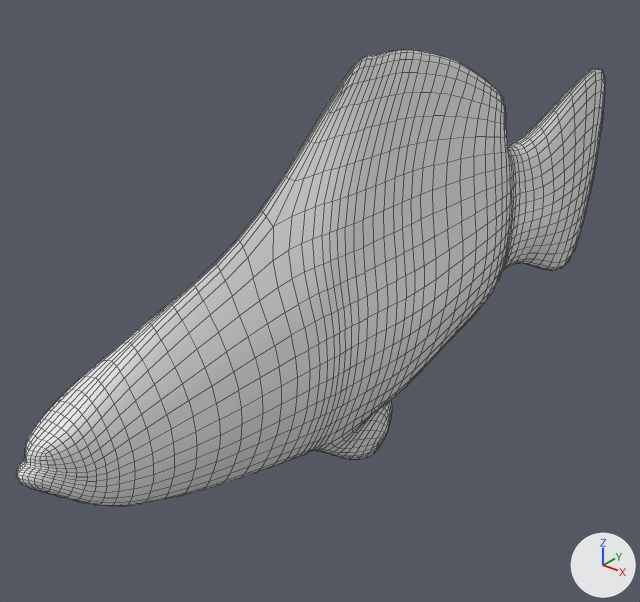
The Blender file Assets/RESOURCES/Models/Pez neon.blend, before and after one commit.
The view is the same before and after, from a 50 mm camera at (2.24, -3.59, 2.15) aimed at (-0.32, -0.39, 0.16). Lighting does not change. The marker at lower right points along +X, +Y and +Z. Mesh edges are drawn as thin lines.
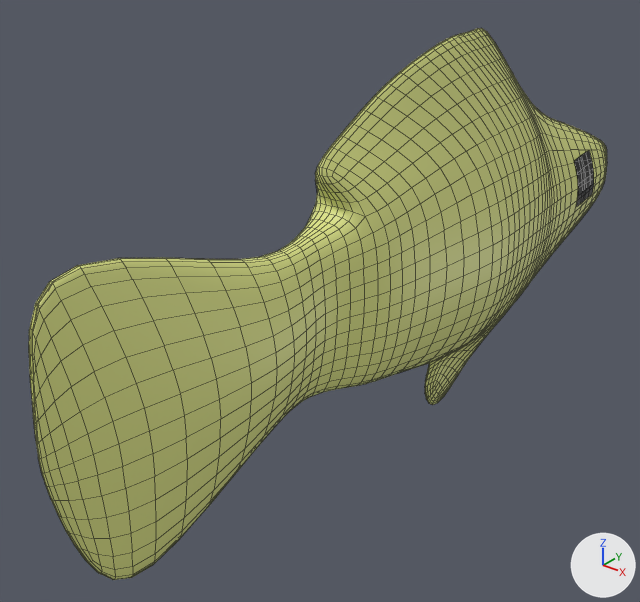
Patch to the scene script:
```diff
--- a/Assets/RESOURCES/Models/Pez neon.blend.py
+++ b/Assets/RESOURCES/Models/Pez neon.blend.py
@@ mat_material @@
 mat_material = principled_material('Material')
-mat_material.base_color = (0.8, 0.8, 0.8)  # white #e7e7e7
+mat_material.base_color = (0.749, 0.8, 0.257)  # yellow #e0e78b
@@ mat_material_002 @@
+mat_material_002 = principled_material('Material.002')
+mat_material_002.base_color = (0.0, 0.0, 0.0)  # black #000000
@@ me_plane_001 @@
+me_plane_001.from_pydata(...)  # 25 vertices, 16 faces; spans x -1.0..1.0, y -1.0..1.0, z -0.9..-0.33
+me_plane_001.materials.append(mat_material_002)  # black #000000
@@ ob_cube @@
 ob_cube.location = (0.0, 0.0, 0.0)
+ob_cube.rotation_euler = (0.0, 0.0, -3.142)  # degrees (0, 0, -180)
 ob_cube.scale = (0.518, 1.0, 1.0)
@@ ob_plane @@
+ob_plane = bpy.data.objects.new('Plane', me_plane_001)
+ob_plane.location = (0.256, 1.666, 0.398)
+ob_plane.rotation_euler = (0.0, 1.571, 0.0)  # degrees (0, 90, 0)
+ob_plane.scale = (0.143, 0.143, 0.143)
+_m = ob_plane.modifiers.new('Mirror', 'MIRROR')
+_m.mirror_object = ob_cube
```

What differs and where, as boxes (x1, y1, x2, y2) in the pictures (640 x 602 px):
'Cube', recoloured, turned (white to yellow): before (16, 50, 605, 506); after (29, 28, 607, 580)
'Plane', added: after (574, 150, 594, 206)
